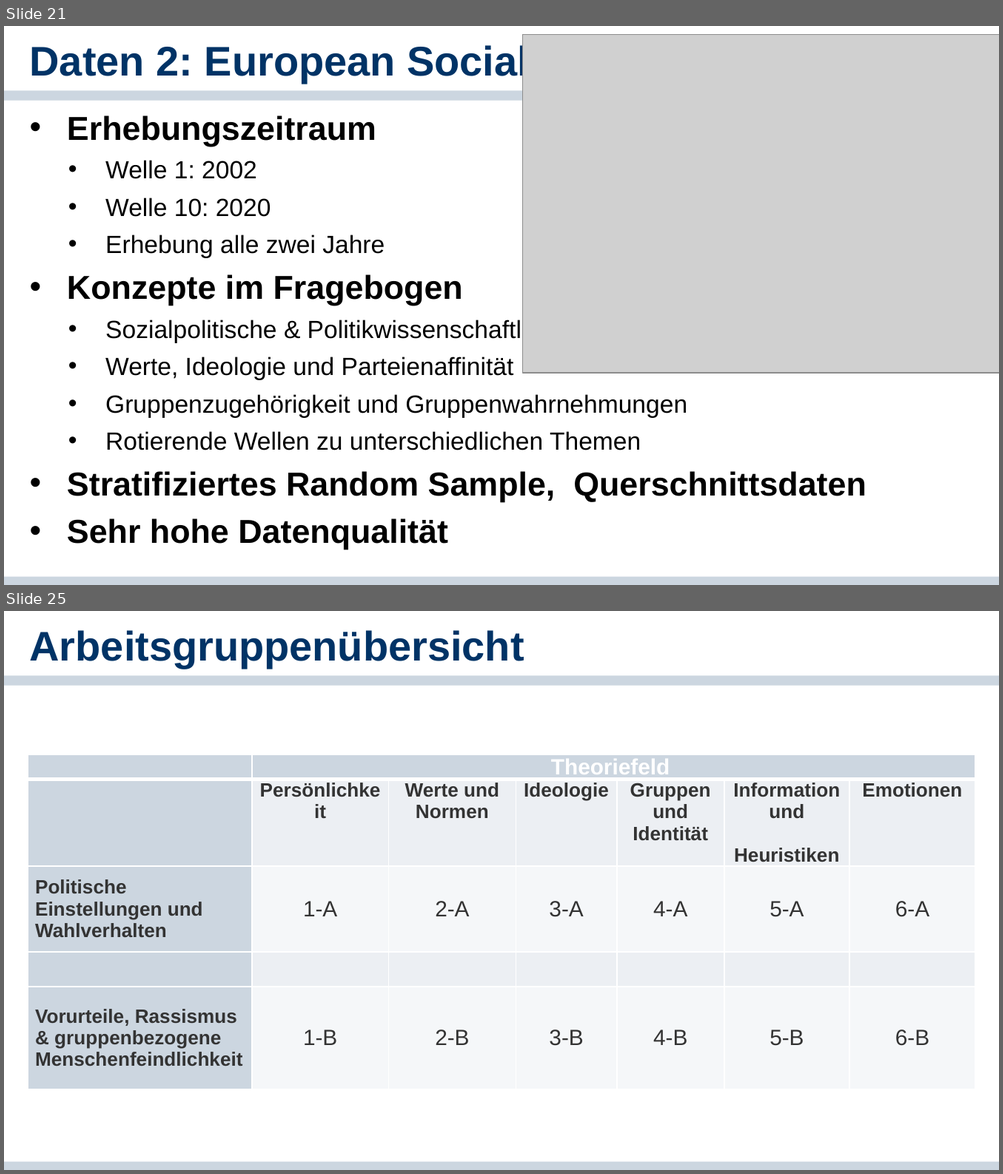
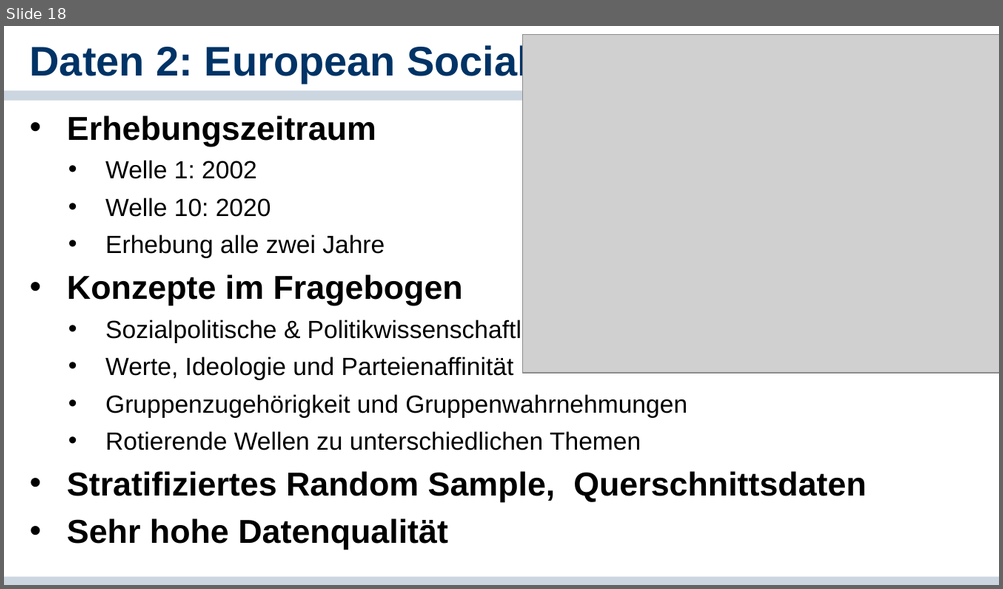
Before and after one commit to cgnguyen/class_political_psychology, a slide deck: 2_Slides_Literature/2_Basics of Political Psychology/2-Methoden und Theorien der politischen Psychologie.pptx. Shown one above the other, each under a label of ours: slides 21 and 25 before the commit, slide 18 after it; the slides between them are not shown. The pictures are 1003x1174 and 1003x589 pixels, drawn with LibreOffice and Linux fonts; fonts in the diff are those of the drawing; grey boxes stand for pictures; background and template pictures are left out. Boxes give left, top, right and bottom in pixels: in the first picture for what was removed or moved away, otherwise in the second. Text is boxed around its words. In the diff, an @@ line names an element or a change of style, - is before the commit and + after.

```diff
--- a/2_Slides_Literature/2_Basics of Political Psychology/2-Methoden und Theorien der politischen Psychologie.pptx
+++ b/2_Slides_Literature/2_Basics of Political Psychology/2-Methoden und Theorien der politischen Psychologie.pptx
@@ slide 25 removed at box(4, 611, 999, 1170), background #FFFFFF; not listed: 2 template elements that a slide beside it also shows @@
@@ title removed at box(30, 630, 524, 668) @@
-Arbeitsgruppenübersicht
@@ table removed at box(28, 755, 975, 1074), 5 rows, 7 columns @@
- | Theoriefeld |  |  |  |  | 
- | Persönlichkeit | Werte und Normen | Ideologie | Gruppen und Identität | Information / und / Heuristiken | Emotionen
-Politische Einstellungen und Wahlverhalten | 1-A | 2-A | 3-A | 4-A | 5-A | 6-A
- |  |  |  |  |  | 
-Vorurteile, Rassismus & gruppenbezogene Menschenfeindlichkeit | 1-B | 2-B | 3-B | 4-B | 5-B | 6-B
@@ what was slide 21 is now slide 18 @@
```
Also in this commit, not shown: 3 slides changed, 2 slides added, 9 other slides removed.
